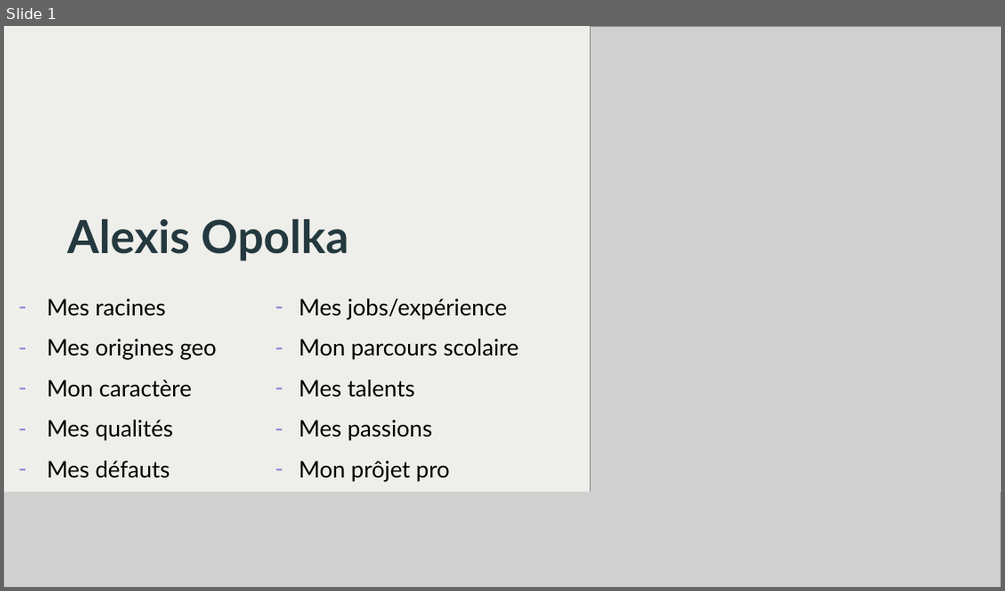
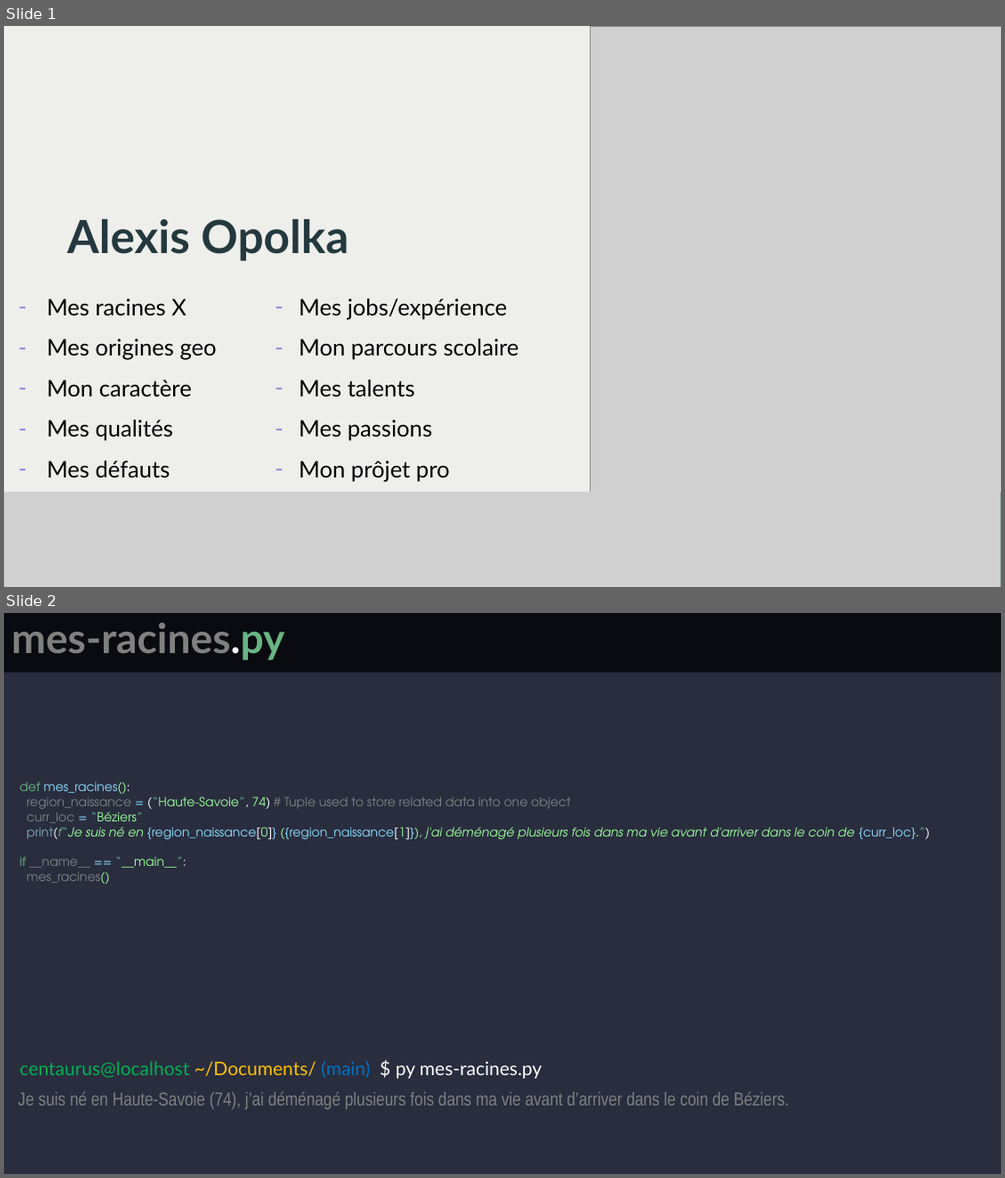
Before and after one commit to Keobook/import-cours-but-rt, a slide deck: cours/modules/R111/R111-TD/PRESENTATION-OPOLKA-ALEXIS.pptx. Shown one above the other, each under a label of ours: slide 1 before the commit, slides 1 and 2 after it. The pictures are 1005x591 and 1005x1178 pixels, drawn with LibreOffice and Linux fonts; fonts in the diff are those of the drawing; grey boxes stand for pictures; background and template pictures are left out. Boxes give left, top, right and bottom in pixels: in the first picture for what was removed or moved away, otherwise in the second. Text is boxed around its words. In the diff, an @@ line names an element or a change of style, - is before the commit and + after.

```diff
--- a/cours/modules/R111/R111-TD/PRESENTATION-OPOLKA-ALEXIS.pptx
+++ b/cours/modules/R111/R111-TD/PRESENTATION-OPOLKA-ALEXIS.pptx
@@ slide 2 added at [4,613,1001,1174], background #292D3E @@
@@ rectangle added at [4,613,1001,672], fill #090B10 @@
@@ title added at [11,623,284,660], 39.6 pt, text #808080, bold @@
+mes-racines.py
@@ text added at [20,782,930,884], 12 pt, text #99FF99 @@
+def mes_racines():
+region_naissance = (“Haute-Savoie”, 74) # Tuple used to store related data into one object
+curr_loc = “Béziers”
+print(f“Je suis né en {region_naissance[0]} ({region_naissance[1]}), j'ai déménagé plusieurs fois dans ma vie avant d'arriver dans le coin de {curr_loc}.”)
+if __name__ == “__main__”:
+mes_racines()
@@ text added at [20,1061,542,1078], 18 pt, text #00B050 @@
+centaurus@localhost ~/Documents/ (main) $ py mes-racines.py
@@ text added at [18,1092,789,1109], 18 pt, text #808080 @@
+Je suis né en Haute-Savoie (74), j’ai déménagé plusieurs fois dans ma vie avant d’arriver dans le coin de Béziers.
@@ slide 1 changed as well @@
@@ subtitle at [47,298,186,316]: text changed @@
-– Mes racines
+– Mes racines X
```
Also in this commit, not shown: 3 other slides added, 10 slides removed, 3 other files.
